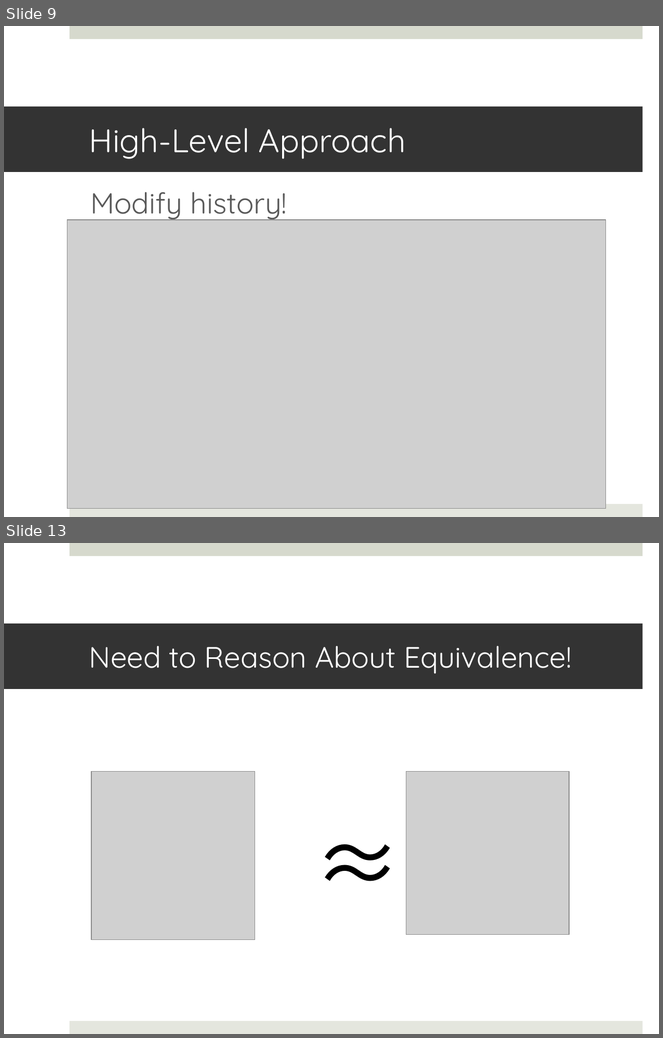
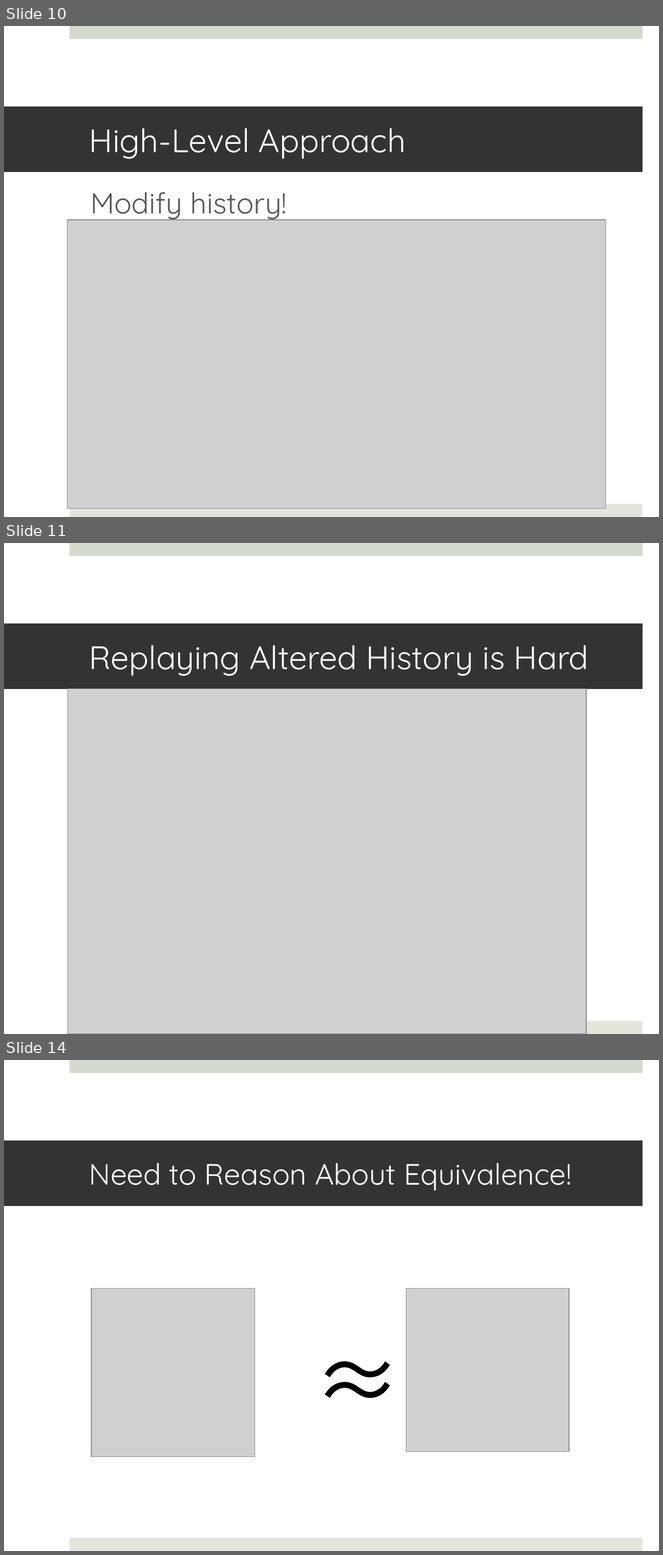
Before and after one commit to colin-scott/Talks, a slide deck: visitday_2013/selectiverecall.pptx. Shown one above the other, each under a label of ours: slides 9 and 13 before the commit, slides 10, 11 and 14 after it; the slides between them are not shown. The pictures are 663x1038 and 663x1555 pixels, drawn with LibreOffice and Linux fonts; fonts in the diff are those of the drawing; grey boxes stand for pictures. Boxes give left, top, right and bottom in pixels: in the first picture for what was removed or moved away, otherwise in the second. Text is boxed around its words. In the diff, an @@ line names an element or a change of style, - is before the commit and + after.

```diff
--- a/visitday_2013/selectiverecall.pptx
+++ b/visitday_2013/selectiverecall.pptx
@@ slide 11 added at [4, 543, 659, 1034], background #FFFFFF; not listed: 2 template elements that a slide beside it also shows @@
@@ title added at [4, 624, 643, 689], fill #333333, 36 pt, text #FFFFFF @@
+Replaying Altered History is Hard
@@ picture added at [67, 689, 586, 1034] @@
@@ what was slide 9 is now slide 10 @@
@@ what was slide 13 is now slide 14 @@
```
Also in this commit, not shown: 4 slides changed, 4 other slides added, 3 slides removed, 1 other file.
